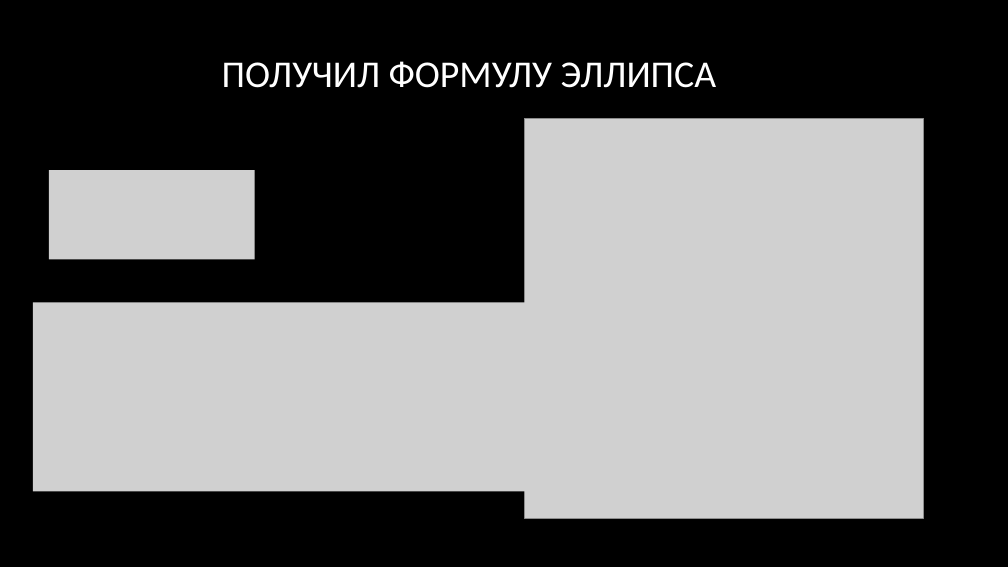
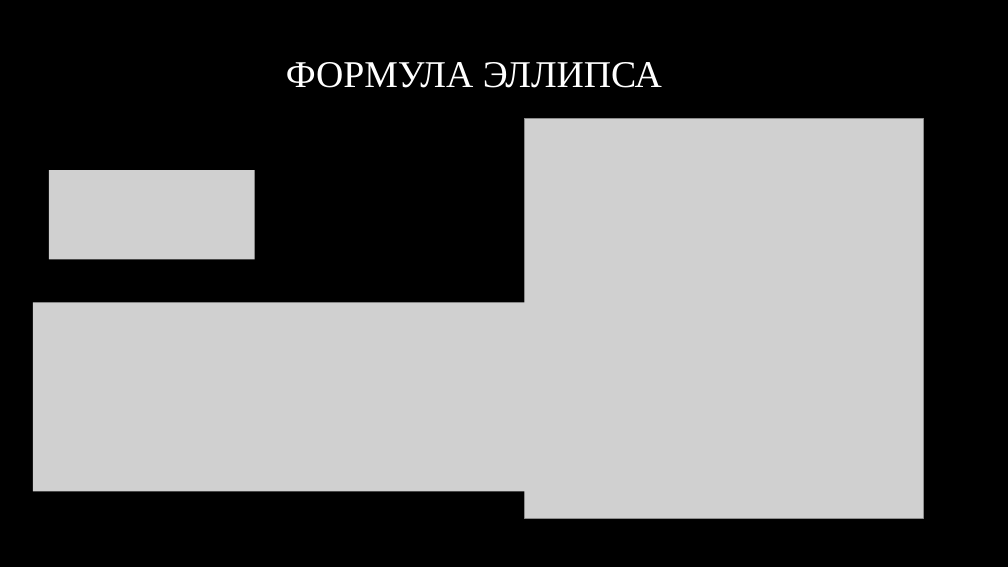
Before and after one commit to KondratovichMaxim/sciense, a slide deck: slide 9 of создания идеальной линзы.pptx (slide 6 before the commit). Drawn at 1008x567 pixels with LibreOffice and Linux fonts; fonts in the diff are those of the drawing; grey boxes stand for pictures; background and template pictures are left out. Boxes give left, top, right and bottom in pixels: in the first picture for what was removed or moved away, otherwise in the second. Text is boxed around its words. In the diff, an @@ line names an element or a change of style, - is before the commit and + after.

```diff
--- a/создания идеальной линзы.pptx
+++ b/создания идеальной линзы.pptx
@@ title at <box>286,62,662,88</box>: text changed; font Calibri to Times New Roman @@
-ПОЛУЧИЛ ФОРМУЛУ ЭЛЛИПСА
+ФОРМУЛА ЭЛЛИПСА
```
Also in this commit, not shown: 17 other slides changed, 6 slides added, 3 slides removed.
